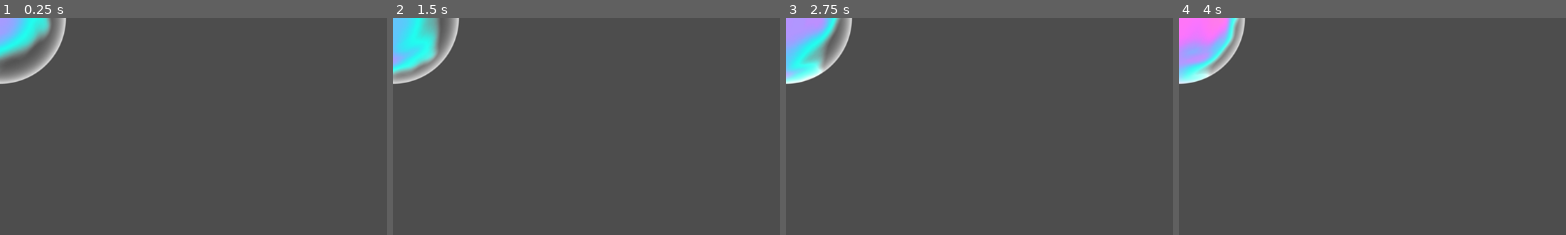
Above: before the commit, frames 1-4 (left to right).
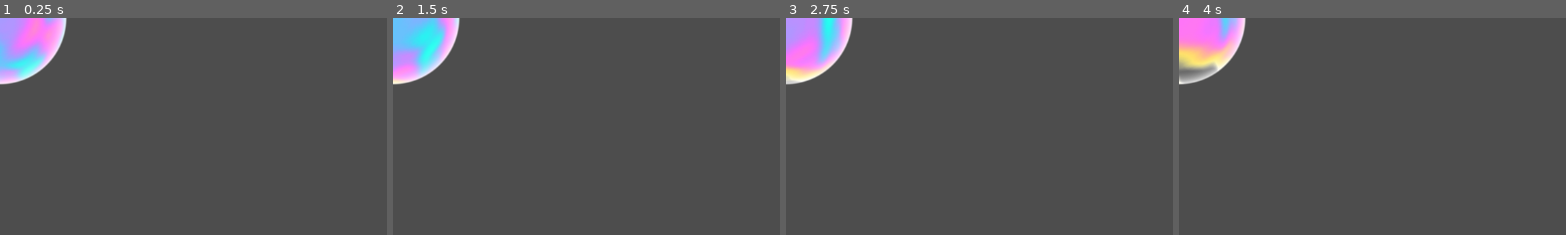
Above: after the commit, the same moments.

Repository: CIOSAI/godot-shader-magic
Game: Godot game, scene res://scene/holographic_bubble/holographic_bubble.tscn
Same seed, same stepped clock (60 frames per second), same inputs: the game is played once before the commit and once after it. The project has no main scene, so this scene is started directly.
Inputs:
- Up to frame 1 (0.25 s): no input
- Up to frame 2 (1.5 s): no input
- Up to frame 3 (2.75 s): no input
- Up to frame 4 (4 s): no input
The pictures show only the part of the screen within x 0-50%, y 0-50%; the shares and areas given below are measured in that part.

The runs differ from the first frame. In frame 1, 4.0% of the frame differs, in the area x 0-18%, y 0-31%; in frame 2, 3.6%; in frame 3, 3.4%; in frame 4, 3.1%.

Commit message:
refactored bubble shader

Diff:
--- a/scene/holographic_bubble/holographic_bubble.gdshader
+++ b/scene/holographic_bubble/holographic_bubble.gdshader
@@ -13,8 +13,7 @@
 
 	float fresnel = pow(1.+circle*2.,edge_strength);
 	float mask = smoothstep(0.,-px,circle);
-	vec4 samp = texture(noise,(UV-.5)*log(1.-length(UV-.5)*distort)*scale+scroll*scale*TIME);
-	vec3 col = samp.rgb;
-	col = mix(col,edge_color,fresnel);
-	COLOR=mask*vec4(col,min(1.,samp.a+fresnel));
+	vec4 samp = texture(noise,(UV-.5)*-log(1.-length(UV-.5)*distort)*scale+scroll*scale*TIME);
+	vec3 col = mix(samp.rgb,edge_color,fresnel);
+	COLOR=vec4(col,mask*min(1.,samp.a+fresnel));
 }
